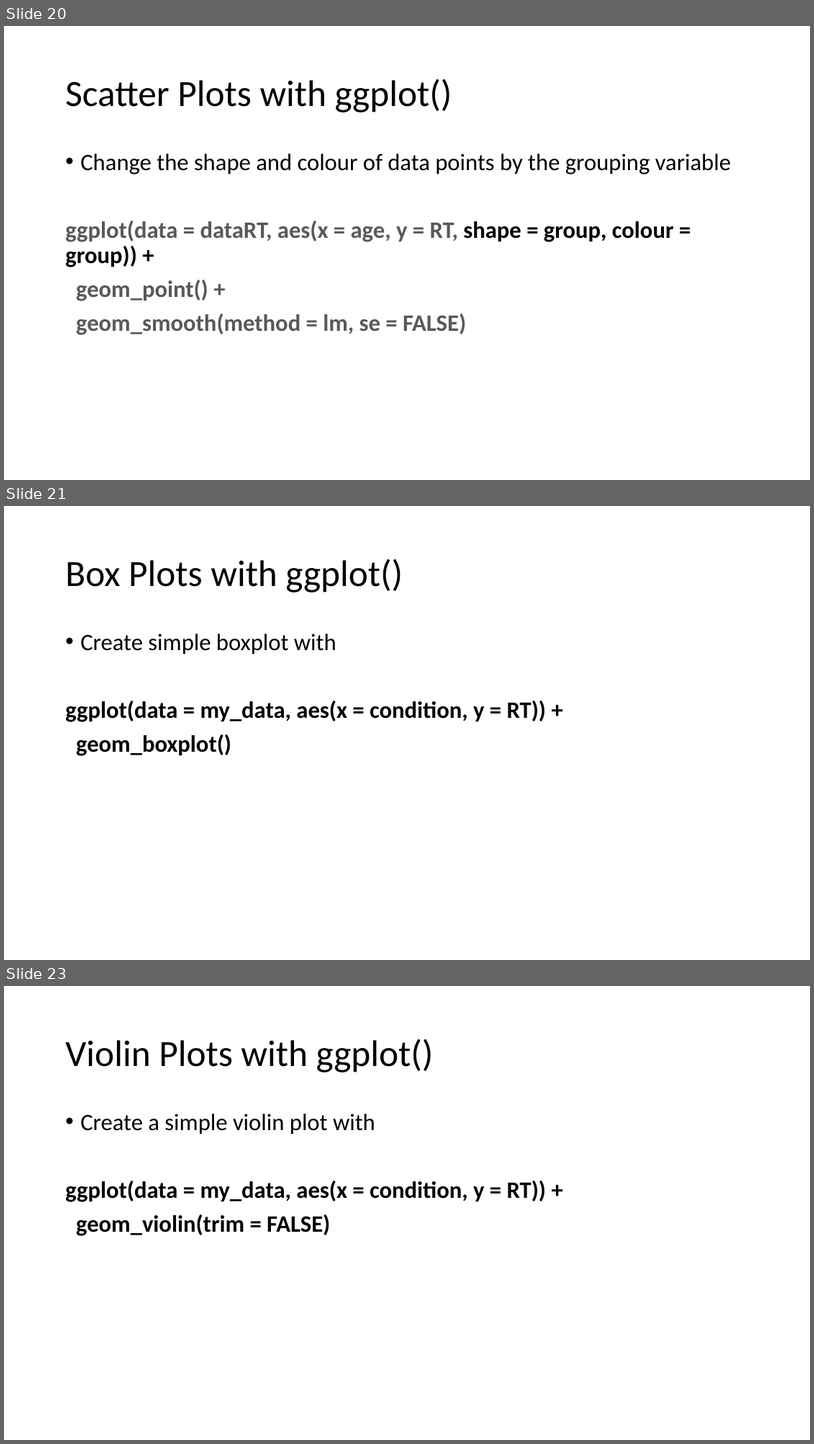
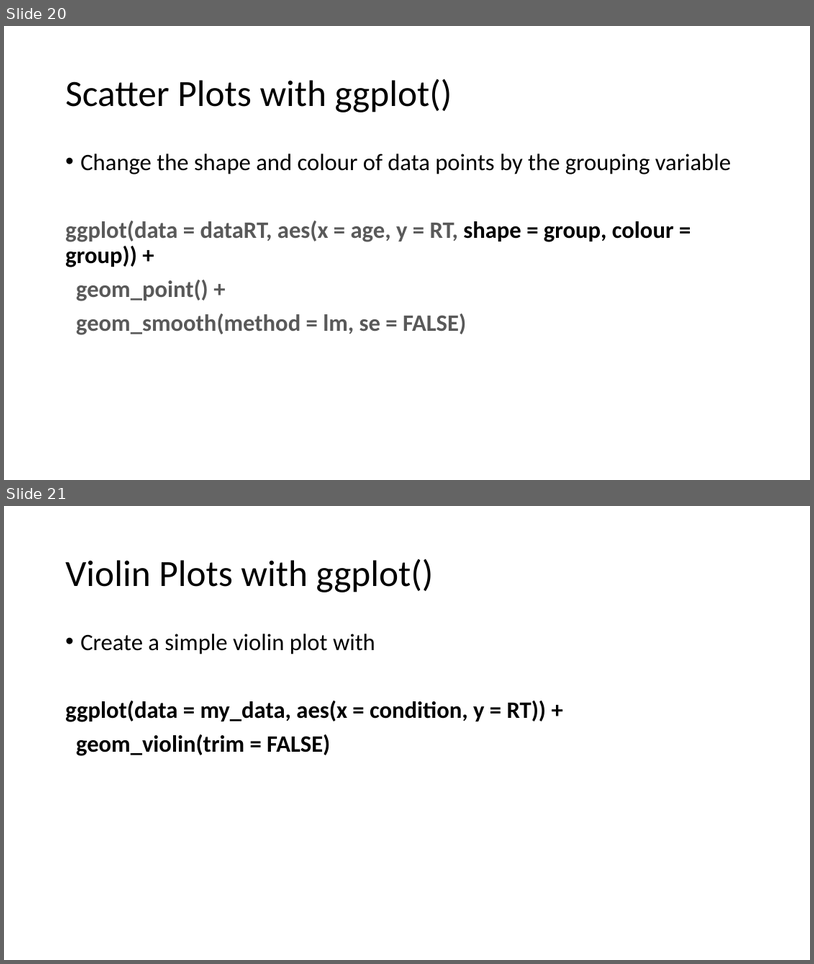
Before and after one commit to angnguyen/ce_group, a slide deck: CognitionEmotion7_RTutorial4/R_tutorial_4_slides.pptx. Shown one above the other, each under a label of ours: slides 20, 21 and 23 before the commit, slides 20 and 21 after it; the slides between them are not shown. The pictures are 814x1444 and 814x964 pixels, drawn with LibreOffice and Linux fonts; fonts in the diff are those of the drawing. Boxes give left, top, right and bottom in pixels: in the first picture for what was removed or moved away, otherwise in the second. Text is boxed around its words. In the diff, an @@ line names an element or a change of style, - is before the commit and + after.

```diff
--- a/CognitionEmotion7_RTutorial4/R_tutorial_4_slides.pptx
+++ b/CognitionEmotion7_RTutorial4/R_tutorial_4_slides.pptx
@@ slide 21 removed at (x1=4, y1=506, x2=810, y2=960), background #FFFFFF @@
@@ title removed at (x1=65, y1=559, x2=403, y2=592) @@
-Box Plots with ggplot()
@@ text removed at (x1=65, y1=633, x2=547, y2=756) @@
-• Create simple boxplot with
-ggplot(data = my_data, aes(x = condition, y = RT)) +
-geom_boxplot()
@@ what was slide 23 is now slide 21 @@
```
Also in this commit, not shown: 4 slides changed, 1 other slide removed, 1 other file.
